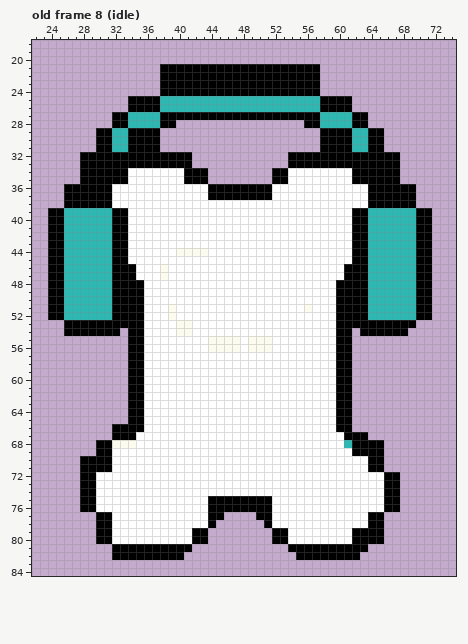
Pixel-art file, stored at art/src/bonehead.aseprite. The picture above is the old version.
96x96 pixels, 74 frames. Shown: old frame 8 (idle): x 22..74, y 18..84. The commit also changed other frames, which this record leaves out.
The same view after the edit:
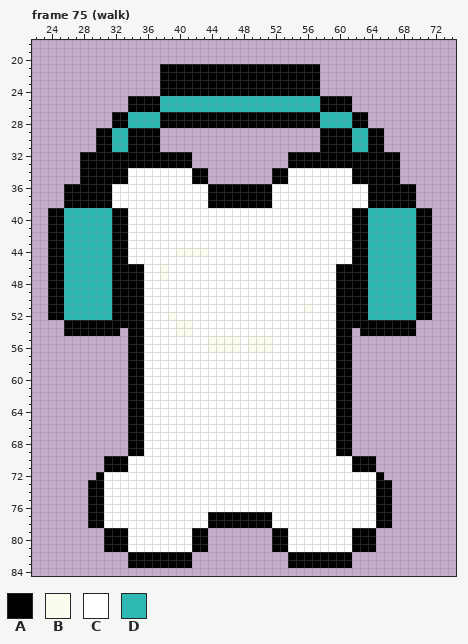
Palette (. is transparent): A #000000  B #fcfcee  C #ffffff  D #2eb8b3
A new or re-ordered frame is compared with the old frame closest to it.
Diff:
frames 74 -> 82
--- frame 75 (walk) is new; against old frame 8 (idle)
@@ x 38..57 @@
 27 AAAAAAAAAAAAAAAAAAAA
-28 AA................AA
+28 AAAAAAAAAAAAAAAAAAAA
 29 ....................
@@ x 39..53 @@
 33 AAA............
-34 CCAAA........AA
-35 CCAAA........AA
+34 CCCAA........AA
+35 CCCAA........AA
 36 CCCCCAAAAAAAACC
 37 CCCCCAAAAAAAACC
-38 CCCCCCCCCCCCCCC
+38 CCCCCAAAAAAAACC
 39 CCCCCCCCCCCCCCC
@@ x 33..62 @@
 45 ACCCCCCCCCCCCCCCCCCCCCCCCCCCCA
-46 AACCCBCCCCCCCCCCCCCCCCCCCCCCAA
-47 AACCCBCCCCCCCCCCCCCCCCCCCCCCAA
+46 AAACCBCCCCCCCCCCCCCCCCCCCCCAAA
+47 AAACCBCCCCCCCCCCCCCCCCCCCCCAAA
 48 AAACCCCCCCCCCCCCCCCCCCCCCCCAAA
@@ x 37..71 @@
 50 CCCCCCCCCCCCCCCCCCCCCCCAAAADDDDDDAA
-51 CCBCCCCCCCCCCCCCCCCBCCCAAAADDDDDDAA
+51 CCCCCCCCCCCCCCCCCCCBCCCAAAADDDDDDAA
 52 CCBCCCCCCCCCCCCCCCCCCCCAAAADDDDDDAA
 53 CCCBBCCCCCCCCCCCCCCCCCCAAAAAAAAAA..
-54 CCCBBCCCCCCCCCCCCCCCCCCAA.AAAAAA...
+54 CCCBBCCCCCCCCCCCCCCCCCCAA.AAAAAAA..
 55 CCCCCCCBBBBCBBBCCCCCCCCAA..........
@@ x 22..74 @@
 65 ............AACCCCCCCCCCCCCCCCCCCCCCCCAA.............
-66 ..........AAAACCCCCCCCCCCCCCCCCCCCCCCCAA.............
-67 ..........AAACCCCCCCCCCCCCCCCCCCCCCCCCCAAA...........
-68 ........AABBBCCCCCCCCCCCCCCCCCCCCCCCCCCDAAAA.........
-69 ........AACCCCCCCCCCCCCCCCCCCCCCCCCCCCCCAAAA.........
-70 ......AAAACCCCCCCCCCCCCCCCCCCCCCCCCCCCCCCCAA.........
-71 ......AAAACCCCCCCCCCCCCCCCCCCCCCCCCCCCCCCCAA.........
-72 ......AACCCCCCCCCCCCCCCCCCCCCCCCCCCCCCCCCCCCAA.......
-73 ......AACCCCCCCCCCCCCCCCCCCCCCCCCCCCCCCCCCCCAA.......
-74 ......AACCCCCCCCCCCCCCCCCCCCCCCCCCCCCCCCCCCCAA.......
-75 ......AACCCCCCCCCCCCCCAAAAAAAACCCCCCCCCCCCCCAA.......
-76 ......AACCCCCCCCCCCCCCAAAAAAAACCCCCCCCCCCCCCAA.......
-77 ........AACCCCCCCCCCCCAA....AACCCCCCCCCCCCAA.........
-78 ........AACCCCCCCCCCCCA......ACCCCCCCCCCCCAA.........
-79 ........AACCCCCCCCCCAA........AACCCCCCCCAAAA.........
-80 ........AACCCCCCCCCCAA........AACCCCCCCCAAAA.........
-81 ..........AAAAAAAAAA............AAAAAAAAAA...........
-82 ..........AAAAAAAAA..............AAAAAAAA............
-83 .....................................................
+66 ............AACCCCCCCCCCCCCCCCCCCCCCCCAA.............
+67 ............AACCCCCCCCCCCCCCCCCCCCCCCCAA.............
+68 ............AACCCCCCCCCCCCCCCCCCCCCCCCAA.............
+69 ............AACCCCCCCCCCCCCCCCCCCCCCCCAA.............
+70 .........AAACCCCCCCCCCCCCCCCCCCCCCCCCCCCAAA..........
+71 .........AAACCCCCCCCCCCCCCCCCCCCCCCCCCCCAAA..........
+72 ........ACCCCCCCCCCCCCCCCCCCCCCCCCCCCCCCCCCA.........
+73 .......AACCCCCCCCCCCCCCCCCCCCCCCCCCCCCCCCCCAA........
+74 .......AACCCCCCCCCCCCCCCCCCCCCCCCCCCCCCCCCCAA........
+75 .......AACCCCCCCCCCCCCCCCCCCCCCCCCCCCCCCCCCAA........
+76 .......AACCCCCCCCCCCCCCCCCCCCCCCCCCCCCCCCCCAA........
+77 .......AACCCCCCCCCCCCCAAAAAAAACCCCCCCCCCCCCAA........
+78 .......AACCCCCCCCCCCCCAAAAAAAACCCCCCCCCCCCCAA........
+79 .........AAACCCCCCCCAA........AACCCCCCCCAAA..........
+80 .........AAACCCCCCCCAA........AACCCCCCCCAAA..........
+81 .........AAACCCCCCCCAA........AACCCCCCCCAAA..........
+82 ............AAAAAAAA............AAAAAAAA.............
+83 ............AAAAAAAA............AAAAAAAA.............
 84 .....................................................
